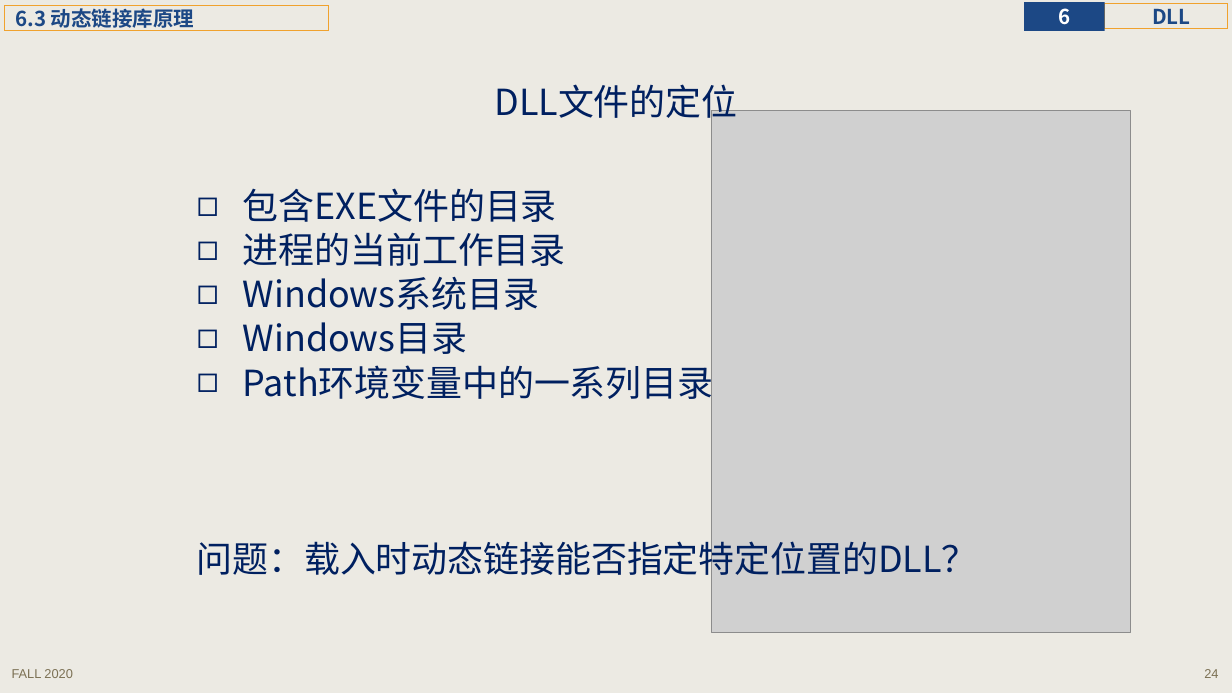
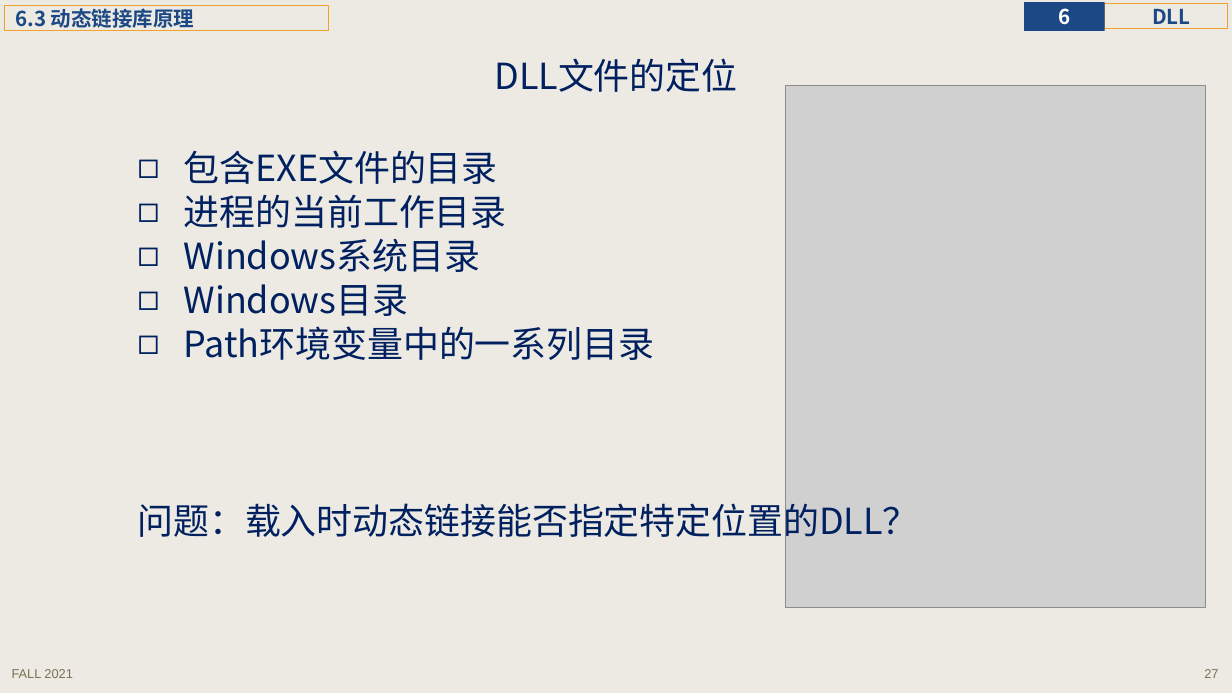
Before and after one commit to principleWindows/win-principle-2021, a slide deck: slide 27 of slides/instruction/principleWindows_6.pptx (slide 24 before the commit). Drawn at 1232x693 pixels with LibreOffice and Linux fonts; fonts in the diff are those of the drawing; grey boxes stand for pictures. Boxes give left, top, right and bottom in pixels: in the first picture for what was removed or moved away, otherwise in the second. Text is boxed around its words. In the diff, an @@ line names an element or a change of style, - is before the commit and + after.

```diff
--- a/slides/instruction/principleWindows_6.pptx
+++ b/slides/instruction/principleWindows_6.pptx
@@ title "DLL文件的定位" rewrapped from (x1=494, y1=84, x2=737, y2=125) to (x1=494, y1=58, x2=737, y2=92) @@
@@ picture moved from (x1=712, y1=111, x2=1131, y2=633) to (x1=786, y1=86, x2=1205, y2=608) @@
@@ text "包含EXE文件的目录" moved from (x1=197, y1=188, x2=978, y2=582) to (x1=137, y1=150, x2=918, y2=544) @@
@@ text at (x1=12, y1=669, x2=72, y2=678): text changed @@
-FALL 2020
+FALL 2021
@@ page number at (x1=1204, y1=669, x2=1218, y2=678): text changed @@
-24
+27
```
Also in this commit, not shown: 47 other slides changed, 6 slides added, 21 other files.
